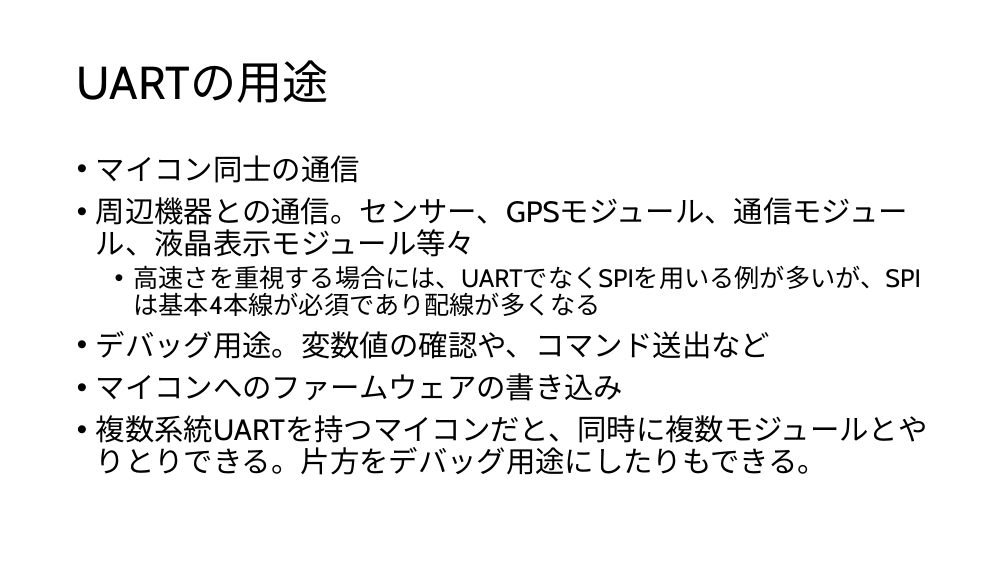
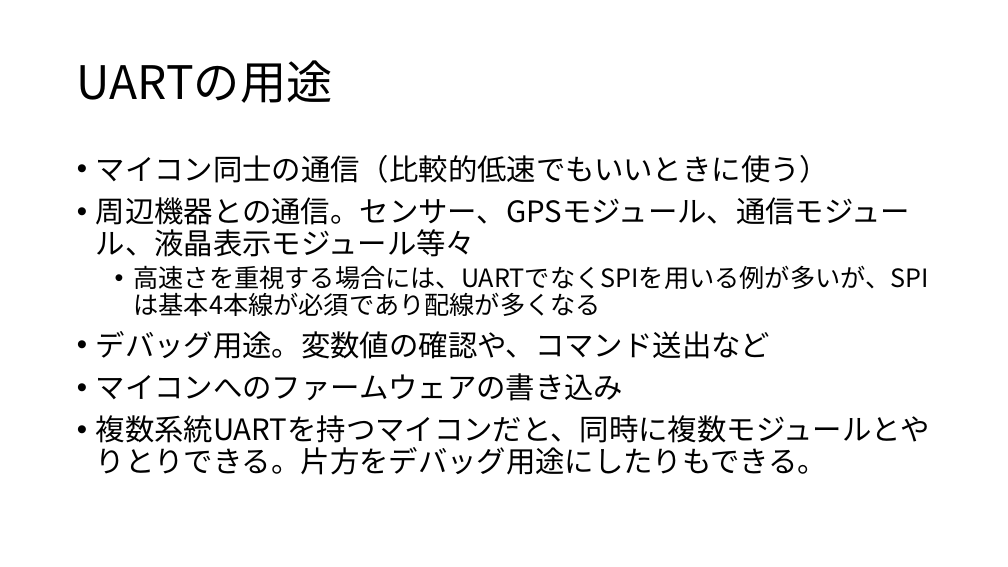
Before and after one commit to potechisakura/ren01, a slide deck: slide 4 of 01.pptx (slide 15 before the commit). Drawn at 1008x567 pixels with LibreOffice and Linux fonts; fonts in the diff are those of the drawing. Boxes give left, top, right and bottom in pixels: in the first picture for what was removed or moved away, otherwise in the second. Text is boxed around its words. In the diff, an @@ line names an element or a change of style, - is before the commit and + after.

```diff
--- a/01.pptx
+++ b/01.pptx
@@ title "UARTの用途" at [77,60,333,103]: font Cabin to Noto Sans CJK JP @@
@@ text at [96,155,829,183]: text changed; font Cabin to Noto Sans CJK JP @@
-• マイコン同士の通信
+• マイコン同士の通信（比較的低速でもいいときに使う）
@@ text at [96,197,930,475]: font Cabin to Noto Sans CJK JP in "周辺機器との通信。センサー、GPSモジュール、通信モジュール、液晶表示モジュール等々", "高速さを重視する場合には、UARTでなくSPIを用いる例が多いが、SPIは基本4本線が必須であり配線が多くなる", "デバッグ用途。変数値の確認や、コマンド送出など", "マイコンへのファームウェアの書き込み" and 1 more places @@
```
Also in this commit, not shown: 25 other slides changed, 3 slides added.
